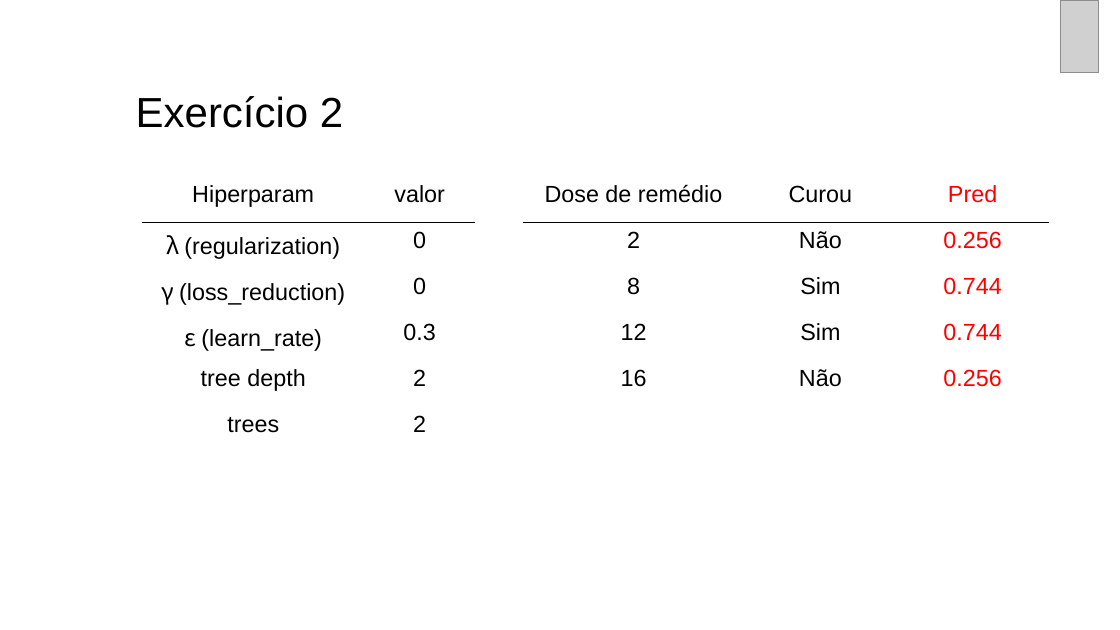
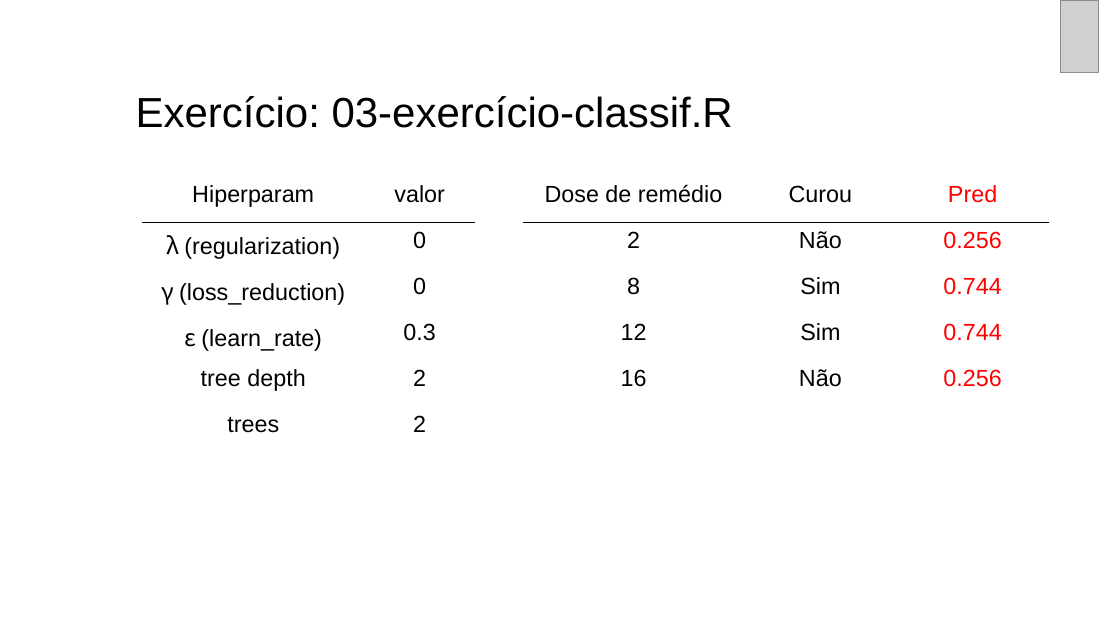
Before and after one commit to curso-r/202010-xgboost, a slide deck: slide 125 of slides/slides_xgb_teoria_e_passo_a_passo.pptx. Drawn at 1120x630 pixels with LibreOffice and Linux fonts; fonts in the diff are those of the drawing; grey boxes stand for pictures. Boxes give left, top, right and bottom in pixels: in the first picture for what was removed or moved away, otherwise in the second. Text is boxed around its words. In the diff, an @@ line names an element or a change of style, - is before the commit and + after.

```diff
--- a/slides/slides_xgb_teoria_e_passo_a_passo.pptx
+++ b/slides/slides_xgb_teoria_e_passo_a_passo.pptx
@@ text at (136,96,733,128): text changed @@
-Exercício 2
+Exercício: 03-exercício-classif.R
```
Also in this commit, not shown: 1 other slide changed, 1 other file.
